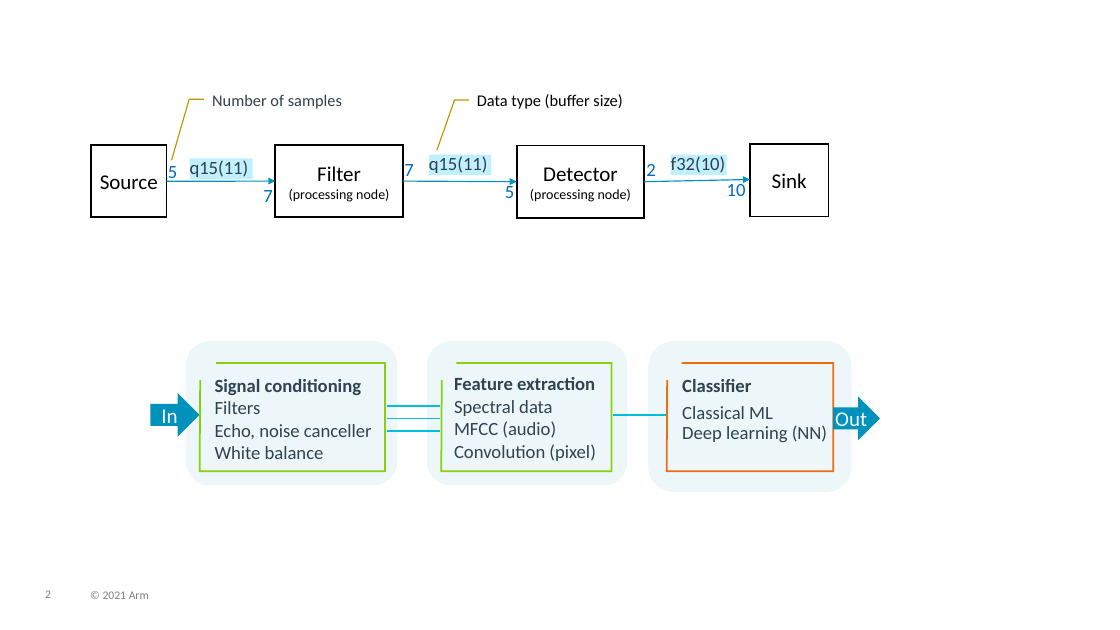
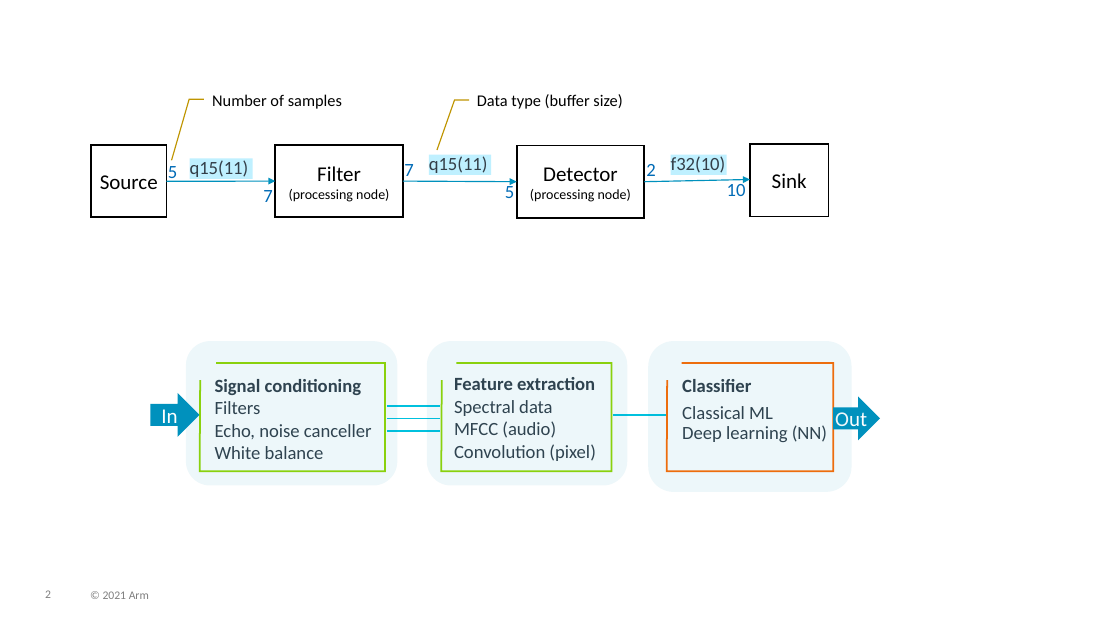
Before and after one commit to ARM-software/CMSIS_6, a slide deck: slide 2 of CMSIS/DoxyGen/General/src/images/overview.pptx. Drawn at 1120x630 pixels with LibreOffice and Linux fonts; fonts in the diff are those of the drawing; background and template pictures are left out. Boxes give left, top, right and bottom in pixels: in the first picture for what was removed or moved away, otherwise in the second. Text is boxed around its words. In the diff, an @@ line names an element or a change of style, - is before the commit and + after.

```diff
--- a/CMSIS/DoxyGen/General/src/images/overview.pptx
+++ b/CMSIS/DoxyGen/General/src/images/overview.pptx
@@ text "Number of samples" at bbox=[212, 94, 342, 109]: text colour #333E48 to #000000 @@
```
Also in this commit, not shown: 2 other files.
